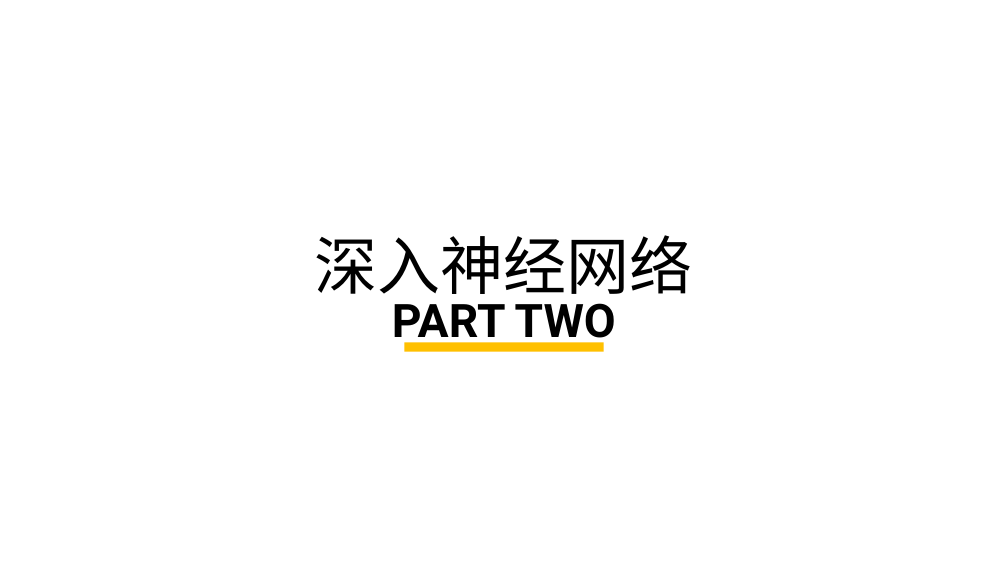
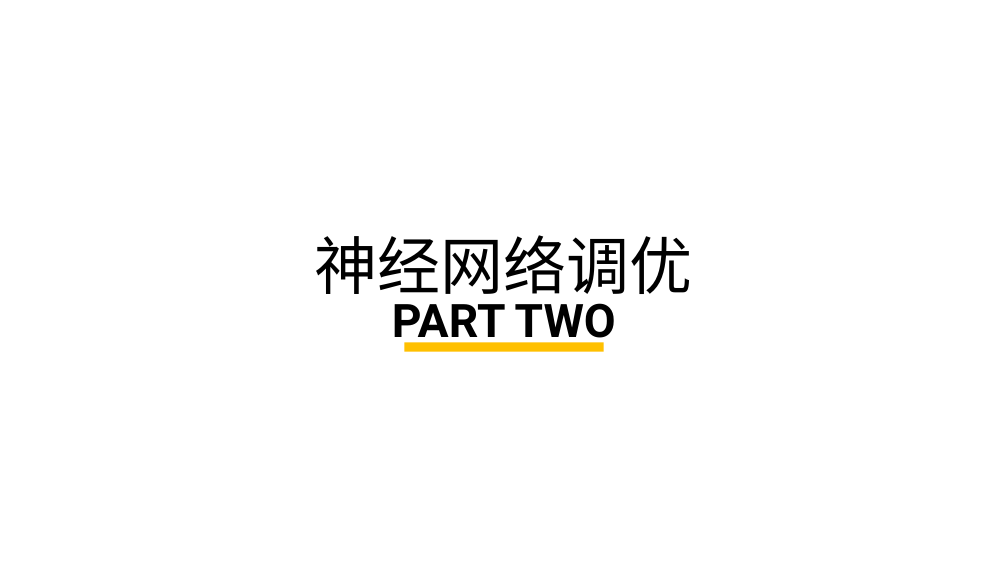
Before and after one commit to kaixinbaba/rlshare, a slide deck: slide 38 of 机器学习分享-神经网络.pptx (slide 31 before the commit). Drawn at 1008x567 pixels with LibreOffice and Linux fonts; fonts in the diff are those of the drawing; background and template pictures are left out. Boxes give left, top, right and bottom in pixels: in the first picture for what was removed or moved away, otherwise in the second. Text is boxed around its words. In the diff, an @@ line names an element or a change of style, - is before the commit and + after.

```diff
--- a/机器学习分享-神经网络.pptx
+++ b/机器学习分享-神经网络.pptx
@@ text at bbox=[315, 235, 693, 304]: text changed @@
-深入神经网络
+神经网络调优
```
Also in this commit, not shown: 4 other slides changed, 7 slides added.
